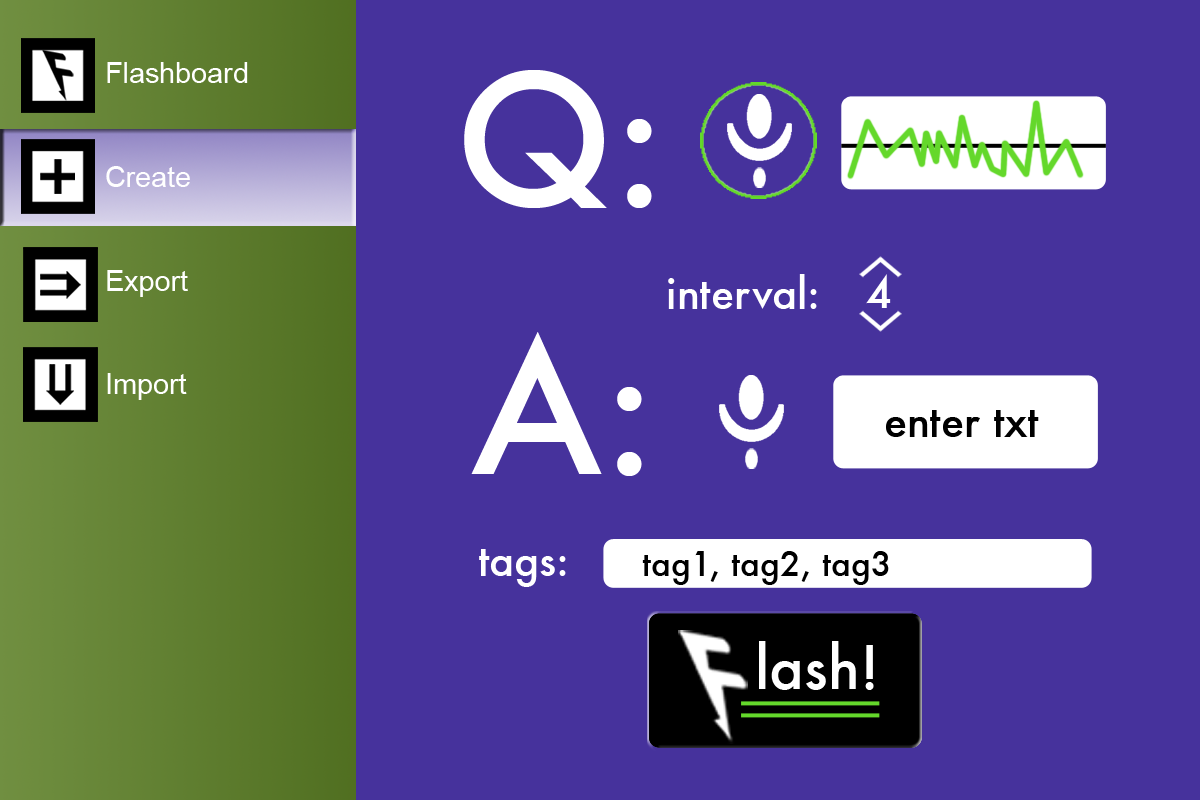
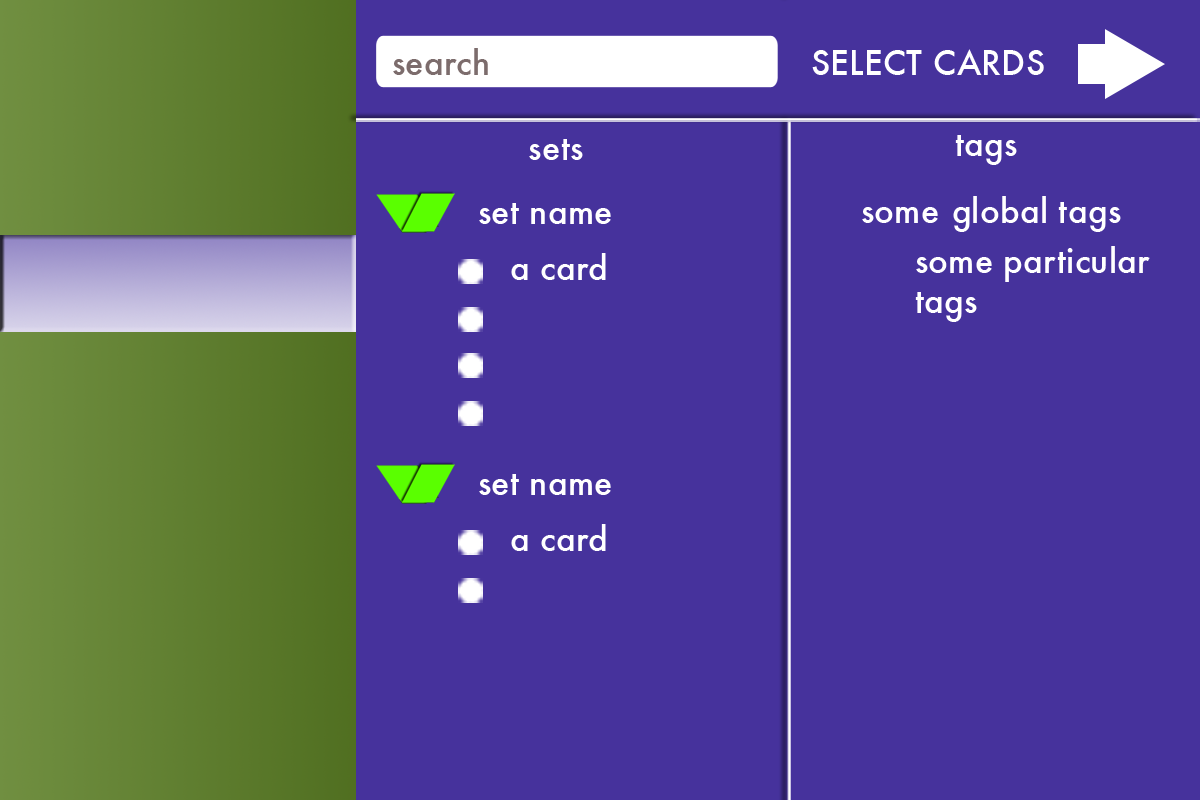
Before/after of a 1200 x 800 layered artwork. What changed in the layer stack:
hid group "LeftStuff" (9 layers) over [21, 38, 248, 422]
hid group "Create2" (26 layers) over [0, 70, 1106, 748]
showed group "Export" (27 layers) over [0, 29, 1200, 800]
